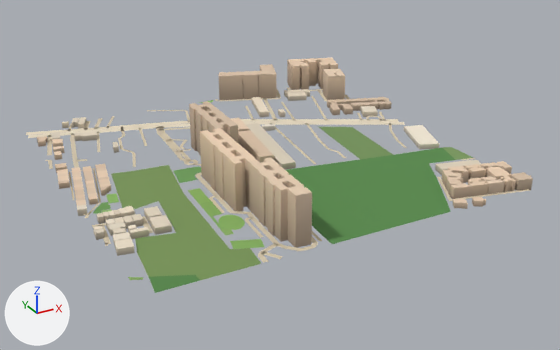
Renders of the glTF model public/assets/bengaluru-region-v1/tiles/t23_-17-l0.glb from each side of a commit.
Rendered twice from a 50 mm camera at (11316.0, -9101.0, 394.0) aimed at (11772.0, -8270.0, -22.0). Every picture has the same lights, and +X, +Y and +Z are marked at lower left. The first picture is the older version. Vertices at exactly the same position are counted once.

The scene before the commit, as lines of its bpy script (objects in view):
```python
me_building = bpy.data.meshes.new('building')
me_building.from_pydata(...)  # 1916 vertices, 3020 faces; spans x -6.0..536.0, y -6.0..526.0, z 0.0..60.0
me_building.materials.append(mat_building)
me_ground = bpy.data.meshes.new('ground')
me_ground.from_pydata(...)  # 1084 vertices, 1040 faces; spans x -2.0..503.0, y -2.0..502.0, z 1.0
me_ground.materials.append(mat_ground)
ob_building = bpy.data.objects.new('building', me_building)
ob_building.location = (11500.0, -8500.0, 0.0)
ob_ground = bpy.data.objects.new('ground', me_ground)
ob_ground.location = (11500.0, -8500.0, 0.0)
```
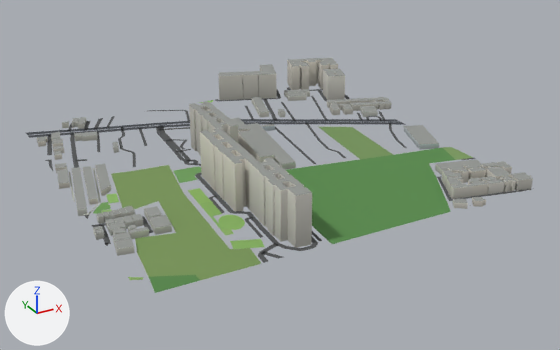
Edits to the bpy script that builds the scene:
```text
Change me_building:
    used by ob_building; location = (11500.0, -8500.0, 0.0)
    remove me_building.from_pydata(...)  # 1916 vertices, 3020 faces; spans x -6.0..536.0, y -6.0..526.0, z 0.0..60.0
    add me_building.from_pydata(...)  # 1916 vertices, 3894 faces; spans x -6.0..536.0, y -6.0..526.0, z 0.0..60.0
    me_building part 1: 3020 kept faces spanning x -6.0..536.0, y -6.0..526.0, z 0.0..60.0 get new vertex colours; the middle colour goes from beige #cbb49c to light grey #c3c1b7
Change me_ground:
    used by ob_ground; location = (11500.0, -8500.0, 0.0)
    remove me_ground.from_pydata(...)  # 1084 vertices, 1040 faces; spans x -2.0..503.0, y -2.0..502.0, z 1.0
    add me_ground.from_pydata(...)  # 1098 vertices, 1050 faces; spans x 0.0..500.0, y 0.0..500.0, z 1.0
    me_ground part 2: 90 vertices moved from x 57.0..502.0, y 219.0..501.0, z 1.0 to x 57.0..500.0, y 219.0..500.0, z 1.0; 51 vertices removed from x -2.0..503.0, y 257.0..502.0, z 1.0; 53 vertices added at x 0.0..500.0, y 256.0..500.0, z 1.0
    me_ground part 3: 11 vertices moved from x -1.0..59.0, y 110.0..293.0, z 1.0 to x 0.0..58.0, y 110.0..289.0, z 1.0; 4 vertices removed from x -2.0..6.0, y 182.0..192.0, z 1.0; 9 vertices added at x 0.0..6.0, y 179.0..193.0, z 1.0
    me_ground part 4: 10 vertices moved from x 400.0..473.0, y 6.0..77.0, z 1.0 to x 400.0..486.0, y 8.0..75.0, z 1.0; 2 vertices removed from x 488.0..489.0, y -2.0..2.0, z 1.0; 7 vertices added at x 395.0..498.0, y 0.0..5.0, z 1.0
    me_ground part 5: 9 vertices moved from x 145.0..206.0, y -2.0..114.0, z 1.0 to x 151.0..206.0, y 0.0..115.0, z 1.0; 2 vertices removed from x 134.0..150.0, y 2.0..12.0, z 1.0; 2 vertices added at x 134.0..144.0, y 0.0..11.0, z 1.0
    me_ground part 6: 540 kept faces spanning x 0.0..500.0, y 0.0..500.0, z 1.0 get new vertex colours; the middle colour goes from beige #d7c9ae to dark grey #535556
    other edits to the shape of me_ground do not show in these pictures
```

What differs and where, as boxes [x1, y1, x2, y2] in the pictures (560 x 350 px; the box of a moved part takes in the faces that stretch with it):
'ground', reshaped
    before: [26, 87, 530, 293]
    after: [26, 87, 534, 293]
part 1 of me_building, recoloured (beige to light grey)
    both: [37, 57, 533, 252]
part 2 of me_ground, moved or reshaped
    before: [26, 87, 405, 186]
    after: [26, 87, 406, 186]
part 3 of me_ground, moved or reshaped
    both: [69, 172, 153, 246]
part 4 of me_ground, moved or reshaped
    before: [430, 173, 530, 201]
    after: [430, 173, 534, 201]
part 5 of me_ground, moved or reshaped
    before: [259, 237, 318, 263]
    after: [260, 237, 318, 261]
part 6 of me_ground, recoloured
    before: [47, 89, 504, 259]
    after: [47, 89, 497, 257]
